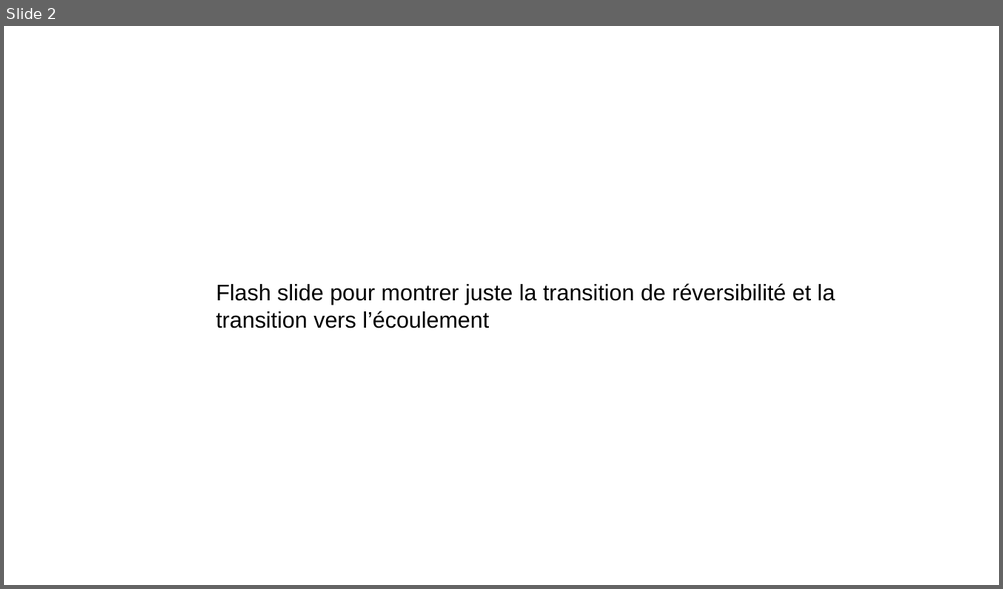
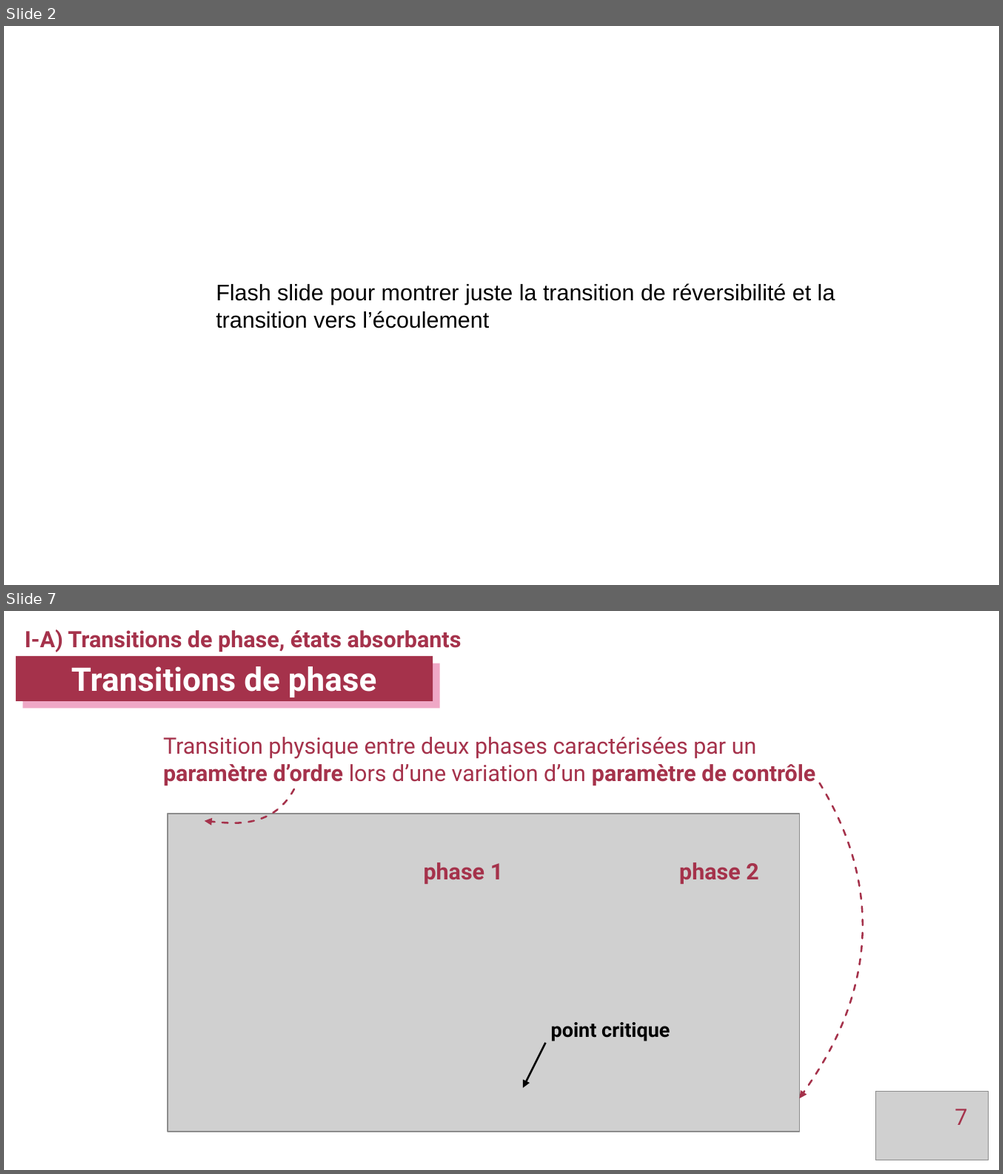
Before and after one commit to tjocteur/these, a slide deck: Soutenance/Soutenance_Jocteur.odp. Shown one above the other, each under a label of ours: slide 2 before the commit, slides 2 and 7 after it; the slides between them are not shown. The pictures are 1003x589 and 1003x1174 pixels, drawn with LibreOffice and Linux fonts; fonts in the diff are those of the drawing; grey boxes stand for pictures. Boxes give left, top, right and bottom in pixels: in the first picture for what was removed or moved away, otherwise in the second. Text is boxed around its words. In the diff, an @@ line names an element or a change of style, - is before the commit and + after.

```diff
--- a/Soutenance/Soutenance_Jocteur.odp
+++ b/Soutenance/Soutenance_Jocteur.odp
@@ slide 7 added at (x1=4, y1=611, x2=999, y2=1170), background #FFFFFF @@
@@ text added at (x1=25, y1=629, x2=461, y2=652), 18 pt, text #A5324B, bold @@
+I-A) Transitions de phase, états absorbants
@@ rectangle added at (x1=16, y1=656, x2=432, y2=701), fill #A5324B, 26 pt, text #FFFFFF, bold @@
+Transitions de phase
@@ text added at (x1=163, y1=737, x2=816, y2=786), 18 pt, text #A5324B @@
+Transition physique entre deux phases caractérisées par un
+paramètre d’ordre lors d’une variation d’un paramètre de contrôle
@@ freeform shape added at (x1=799, y1=783, x2=858, y2=1099), outline #A5324B 1.5 pt dashed @@
@@ freeform shape added at (x1=205, y1=789, x2=293, y2=822), outline #A5324B 1.5 pt dashed @@
@@ picture added at (x1=168, y1=814, x2=799, y2=1133) @@
@@ text added at (x1=424, y1=863, x2=503, y2=884), 18 pt, text #A5324B, bold @@
+phase 1
@@ text added at (x1=679, y1=863, x2=758, y2=884), 18 pt, text #A5324B, bold @@
+phase 2
@@ text added at (x1=551, y1=1022, x2=669, y2=1042), 16 pt, text #000000, bold @@
+point critique
@@ arrow added from (546, 1043) to (523, 1088), #000000 1.5 pt @@
@@ picture added at (x1=876, y1=1092, x2=989, y2=1161) @@
@@ page number added at (x1=954, y1=1109, x2=967, y2=1125), 18 pt, text #A5324B @@
+7
```
Also in this commit, not shown: 1 slide changed, 7 other slides added, 15 other files.
